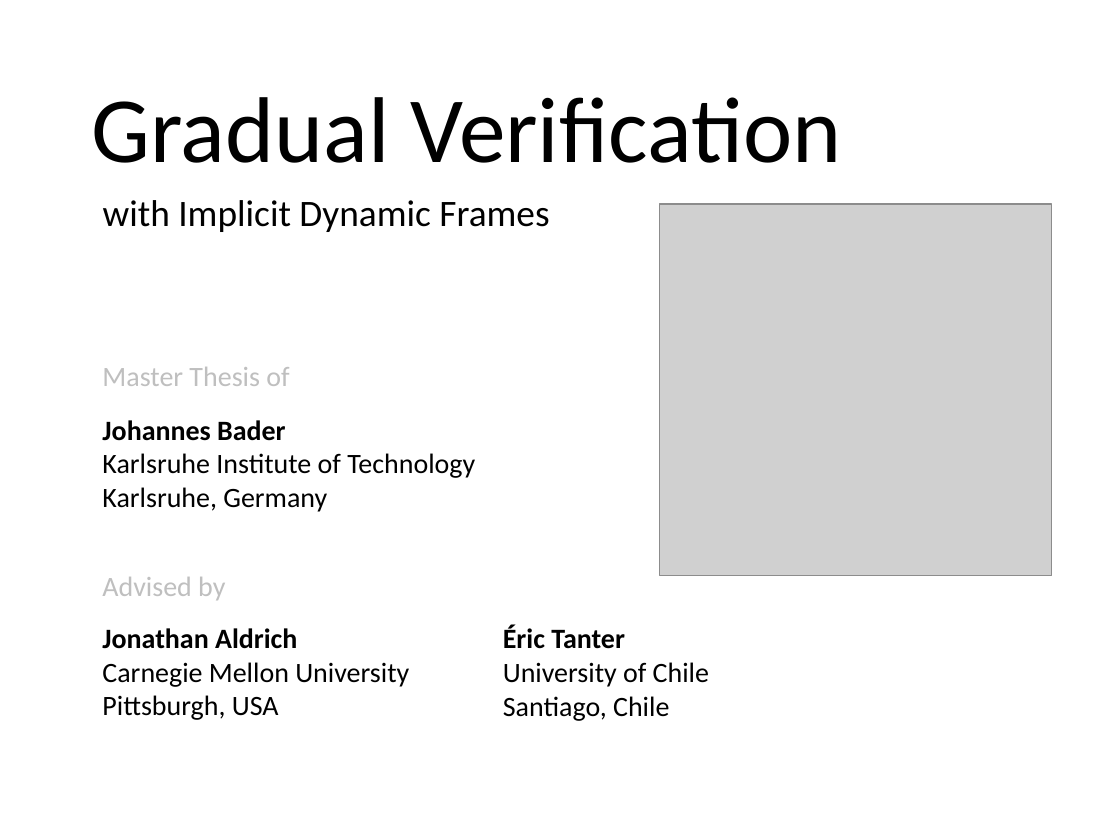
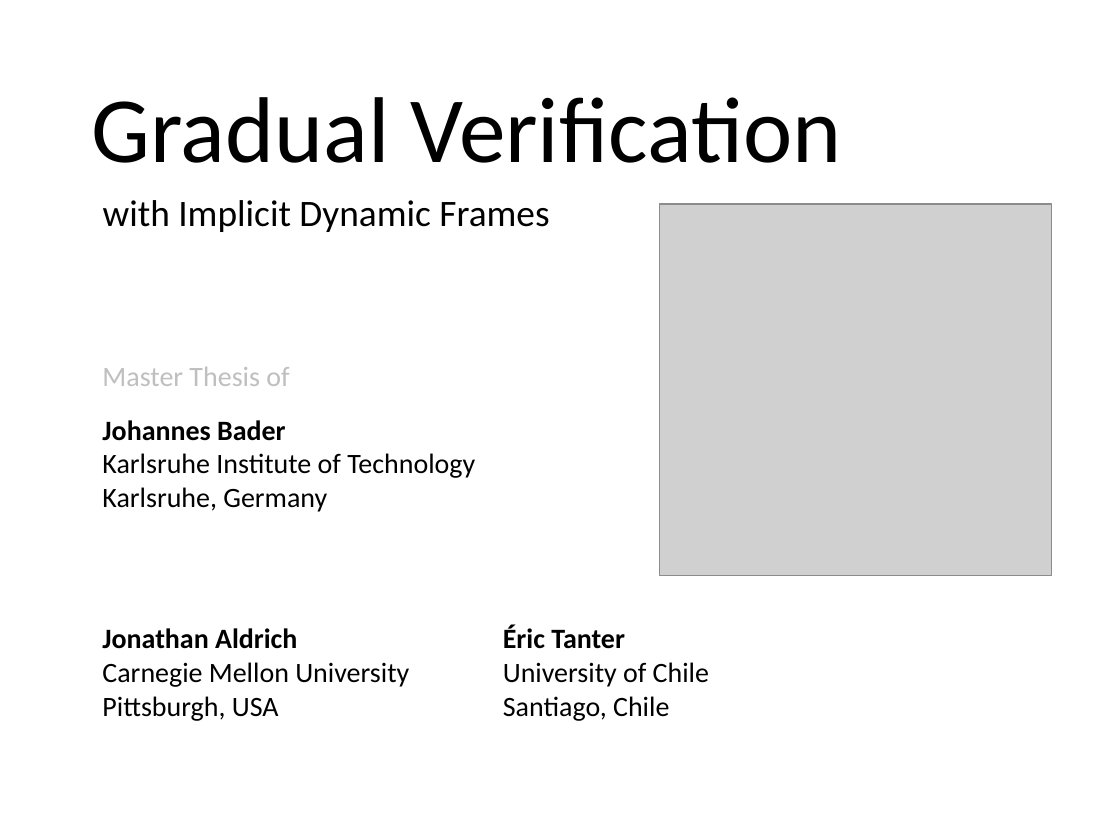
Before and after one commit to olydis/GradVerThesis, a slide deck: slide 1 of presentation/PLunch.pptx. Drawn at 1120x840 pixels with LibreOffice and Linux fonts; fonts in the diff are those of the drawing; grey boxes stand for pictures. Boxes give left, top, right and bottom in pixels: in the first picture for what was removed or moved away, otherwise in the second. Text is boxed around its words. In the diff, an @@ line names an element or a change of style, - is before the commit and + after.

```diff
--- a/presentation/PLunch.pptx
+++ b/presentation/PLunch.pptx
@@ text at (x1=102, y1=577, x2=225, y2=600): paragraph removed @@
-Advised by
@@ text "Jonathan Aldrich" moved from (x1=102, y1=577, x2=409, y2=720) to (x1=102, y1=628, x2=409, y2=721) @@
```
Also in this commit, not shown: 13 other slides changed, 8 slides added.
